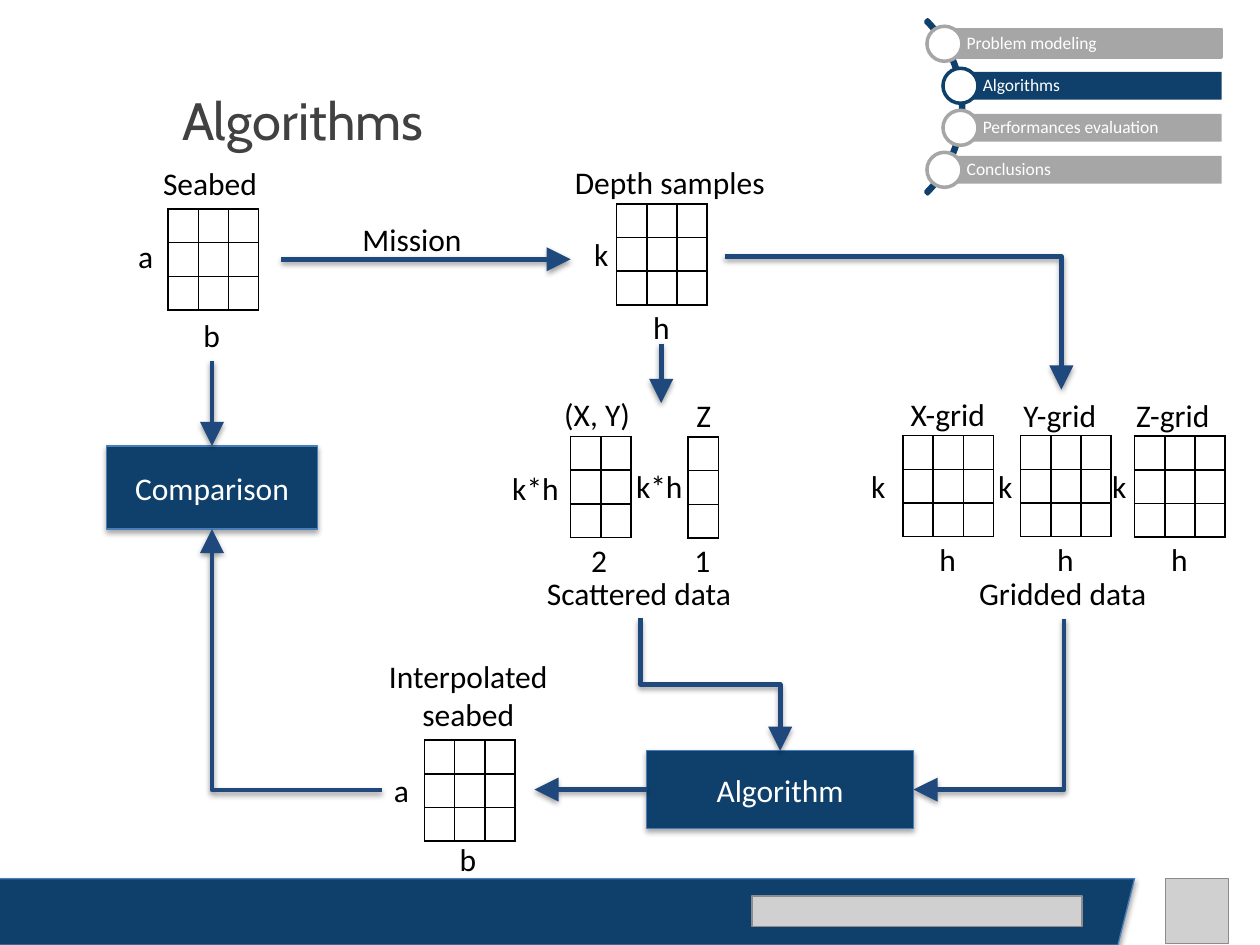
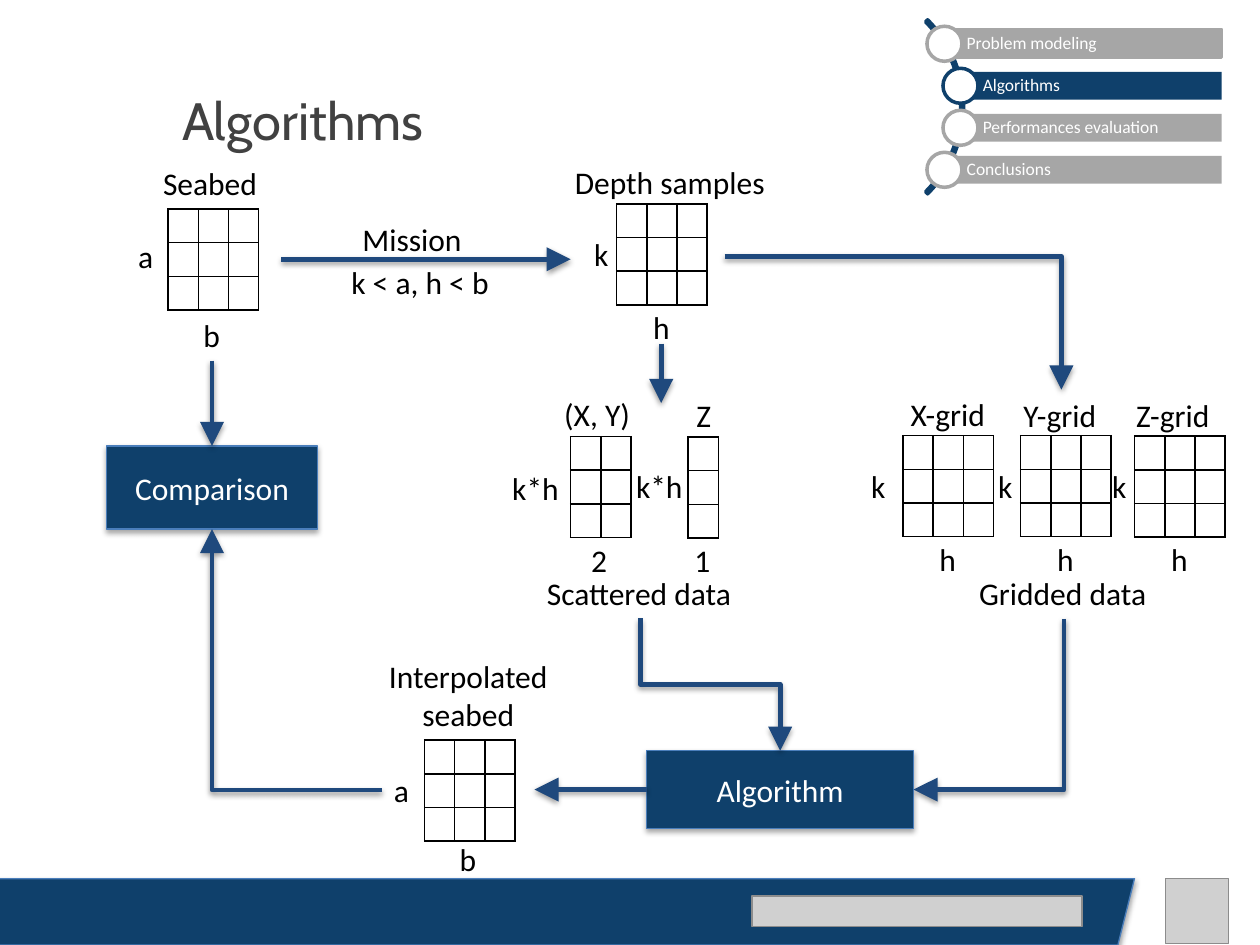
Before and after one commit to alessiaguida/Bathymetry, a slide deck: slide 8 of storage/slides/presentazione 07-06-19.pptx. Drawn at 1260x945 pixels with LibreOffice and Linux fonts; fonts in the diff are those of the drawing; grey boxes stand for pictures. Boxes give left, top, right and bottom in pixels: in the first picture for what was removed or moved away, otherwise in the second. Text is boxed around its words. In the diff, an @@ line names an element or a change of style, - is before the commit and + after.

```diff
--- a/storage/slides/presentazione 07-06-19.pptx
+++ b/storage/slides/presentazione 07-06-19.pptx
@@ text added at [351, 272, 489, 298], 18 pt, text #000000 @@
+k < a, h < b
```
Also in this commit, not shown: 4 other slides changed, 1 other file.
